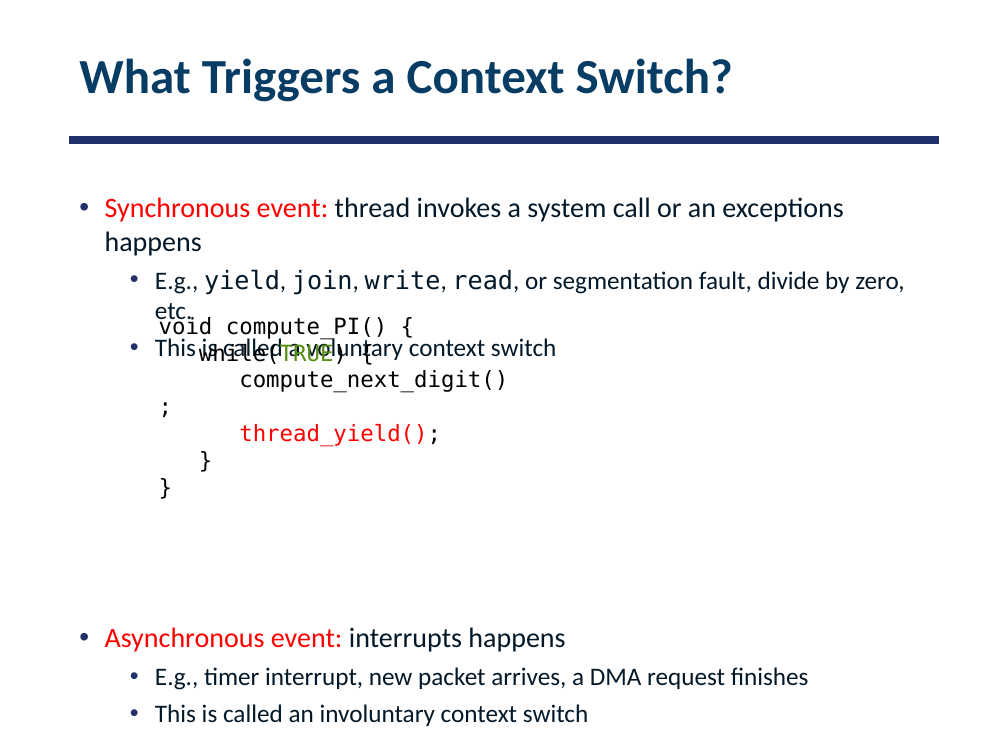
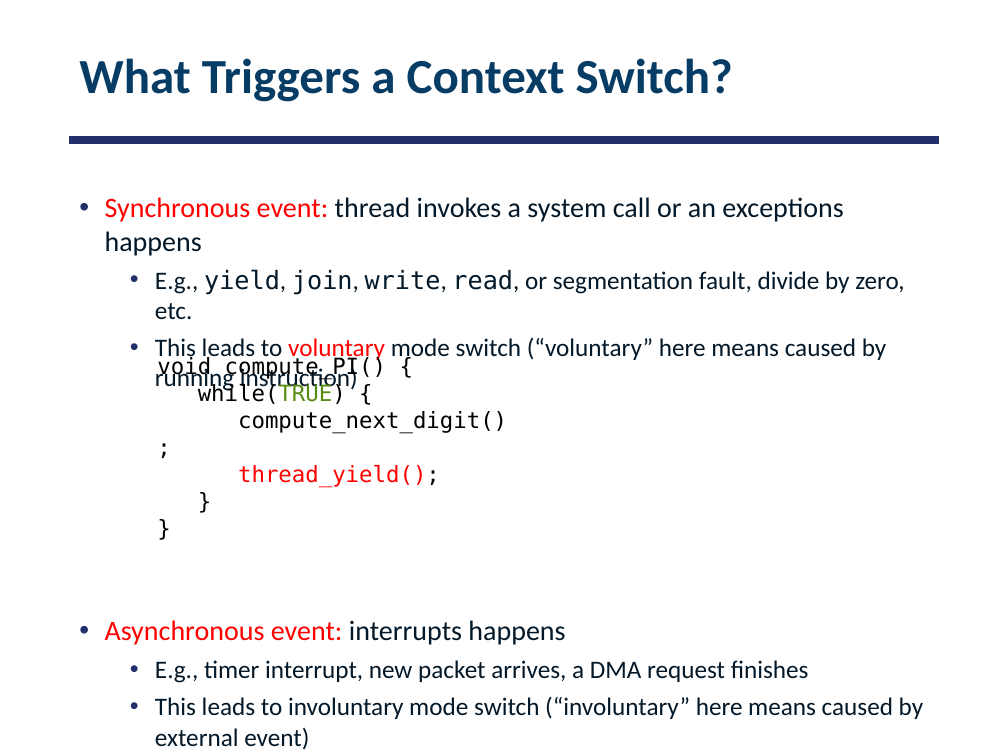
Before and after one commit to smajidzahedi/ECE350, a slide deck: slide 6 of Lectures/03-multithreaded.pptx. Drawn at 1008x756 pixels with LibreOffice and Linux fonts; fonts in the diff are those of the drawing. Boxes give left, top, right and bottom in pixels: in the first picture for what was removed or moved away, otherwise in the second. Text is boxed around its words. In the diff, an @@ line names an element or a change of style, - is before the commit and + after.

```diff
--- a/Lectures/03-multithreaded.pptx
+++ b/Lectures/03-multithreaded.pptx
@@ text "void compute_PI() { while(TRUE) { ...": place and size @@
-text "void compute_PI() { while(TRUE) { ..." at <box>159,315,508,447</box>
+text "void compute_PI() { while(TRUE) { ..." at <box>157,356,507,488</box>
@@ text at <box>155,338,887,393</box>: text changed @@
-  • This is called a voluntary context switch
+  • This leads to voluntary mode switch (“voluntary” here means caused by running instruction)
@@ text at <box>155,696,923,746</box>: text changed @@
-  • This is called an involuntary context switch
+  • This leads to involuntary mode switch (“involuntary” here means caused by external event)
```
Also in this commit, not shown: 1 other slide changed, 1 slide added, 3 other files.
